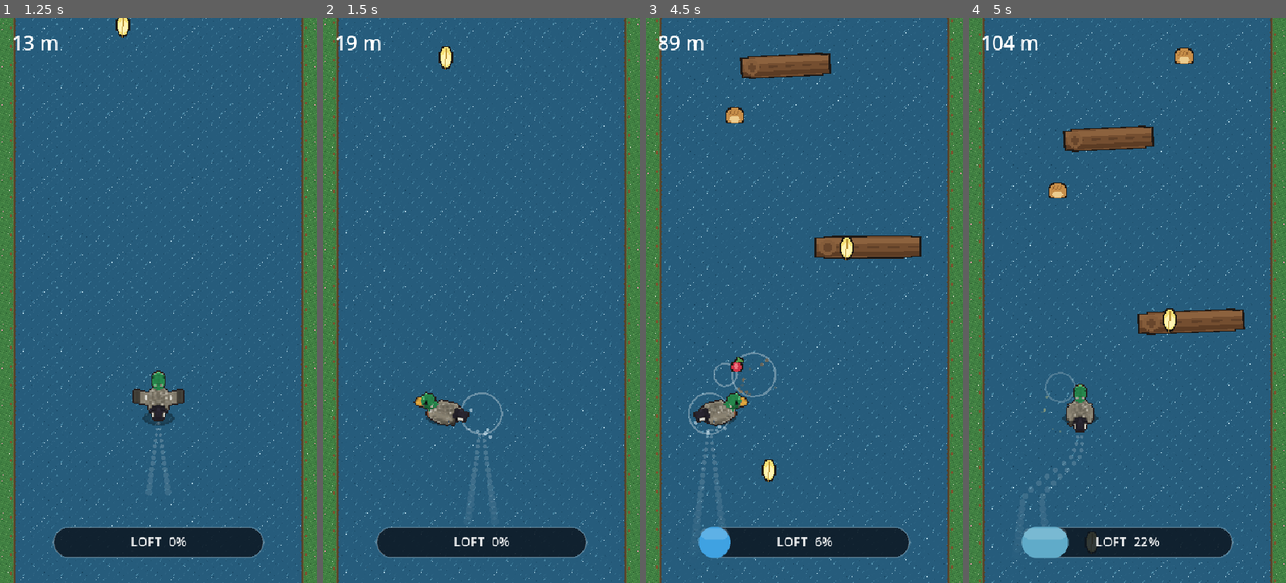
Above: before the commit, frames 1-4 (left to right).
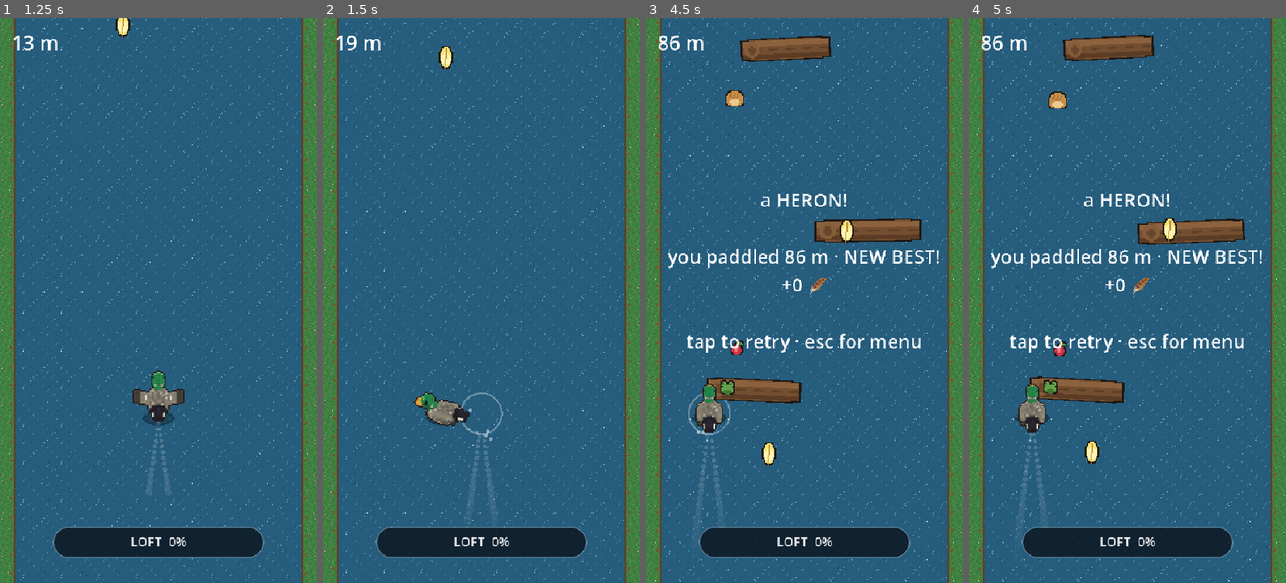
Above: after the commit, the same moments.

Repository: scottx611x/duckoducko
Game: Godot game, scene res://Main.tscn
Two runs of this game, one before a commit and one after it. Both use one fixed random seed, a clock stepped at 60 frames per second and the inputs below.
Inputs (mouse positions are in pixels of both pictures, inside the frame that each line leads up to):
- Up to frame 1 (1.25 s): tap Enter at 0.5 s; move the mouse to (228, 272) at 0.52 s; tap Space at 0.6, 0.77, 1.07 s; click (228, 272) at 0.67 s
- Up to frame 2 (1.5 s): drag from (418, 328) to (465, 413) at 1.27 s
- Up to frame 3 (4.5 s): move the mouse to (836, 176) at 2.02 s; tap L at 2.1 s; click (836, 176) at 2.17 s; tap Space at 2.3, 3.77, 3.8, 4.07 s; drag from (788, 413) to (709, 215) at 2.77 s; move the mouse to (899, 385) at 3.52 s; tap M at 3.6 s; click (899, 385) at 3.67 s; drag from (709, 215) to (756, 159) at 4.27 s
- Up to frame 4 (5 s): no input

Frame 1 is identical in both runs. In frame 2, less than 0.1% of the frame differs, in the area x 45-54%, y 69-75%; in frame 3, 14%; in frame 4, 16%, in the area x 0-100%, y 0-100%.

Commit message:
Music, mega-only blast, pintail unlock fix, hoodie, whimsy x10
- tools/gen_music.py: seamless 8-bar Karplus-Strong pluck loop (C-G-Am-F,
  pentatonic lead, offbeat hats); loops via wrapped note tails; tempo
  leans forward as the river speeds up
- Fix: previewing a locked duck then starting from the menu let you play
  it — start_game now re-checks the unlock (falls back to Mallard)
- Landing shockwave now only on MEGA/hyper landings (normal hops no
  longer detonate logs)
- New species: Hooded Merganser (black head, white fan hood, rusty
  flanks, golden eyes, 140 feathers); bufflehead finally has a visible
  bill (head ellipsoid was swallowing the stub)
- Heron glow-up: layered covert/secondary/primary wing gradient, white
  wing-bars, rust shoulders, bold brow + trailing plume, toes
- Whimsy x10: rising mini-texts (+loft, ribbit., 100 m, achoo., peep!),
  startled-frog ribbit sfx, floating nonsense props (sailboat, message
  bottle, rogue flip-flop), idle sneeze at 14s, confetti on a new best

Co-Authored-By: Claude Fable 5 <noreply@anthropic.com>

Diff:
--- a/Main.gd
+++ b/Main.gd
@@ -61,6 +61,8 @@
 	"rubber duckies are always watching.",
 	"hop #100 is legendary. keep count.",
 	"try tapping the big duck. he loves it.",
+	"the hooded merganser wears the hood. always.",
+	"frogs ribbit in lowercase.",
 ]
 
 # themed stretches: every 500m the water palette washes down the screen (DESIGN §5)
@@ -93,6 +95,7 @@
 	{"name": "Wood Duck", "species": "wood", "hop": 0.75, "steer": 0.5, "trait": "floaty show-off", "cost": 25},
 	{"name": "Bufflehead", "species": "bufflehead", "hop": 0.6, "steer": 0.75, "trait": "tiny & twitchy", "cost": 50, "size": 0.85},
 	{"name": "Pintail", "species": "pintail", "hop": 0.45, "steer": 0.85, "trait": "the best steerer", "cost": 90},
+	{"name": "Hooded Merganser", "species": "hoodie", "hop": 0.7, "steer": 0.6, "trait": "the crested diver", "cost": 140},
 ]
 
 # ---- state -------------------------------------------------------------------
@@ -151,6 +154,11 @@
 
 # particles: splashes, sparkles, fluff
 var parts: Array = []           # {x, y, vx, vy, t, life, col}
+var floaties: Array = []        # rising mini-texts: {x, y, txt, t, col}
+
+# floating nonsense (WHIMSY §5): sailboat, bottle, flip-flop drift by, judging no one
+var props: Array = []           # {x, y, kind, phase}
+var prop_timer := 5.0
 
 var loft := 0.0
 var loft_ready := false
@@ -210,6 +218,8 @@
 
 var duck_name := ""             # beta tester's duck, for bragging rights
 var name_edit: LineEdit
+var tex_props := []
+var music_player: AudioStreamPlayer
 
 # menu easter egg: the big drake likes being tapped
 var menu_spin_vel := 0.0
@@ -241,6 +251,10 @@
 			"idle": [load("res://art/duckling_idle_0.png"), load("res://art/duckling_idle_1.png")],
 			"hop": [load("res://art/duckling_hop_0.png"), load("res://art/duckling_hop_1.png")],
 		}
+	for pn in ["boat", "bottle", "flipflop"]:
+		var pp := "res://art/prop_%s.png" % pn
+		if ResourceLoader.exists(pp):
+			tex_props.append(load(pp))
 	for kind in ITEM_DEFS:
 		tex_items[kind.name] = load("res://art/%s.png" % kind.name)
 	has_art = ducks.has("mallard") and ducks["mallard"]["idle"][0] != null and tex_water != null
@@ -274,7 +288,7 @@
 	hud.add_child(loft_bar)
 
 	for n in ["hop", "splash", "splash_big", "bonk", "collect", "chime",
-			"mega", "laser", "quack", "unlock", "click", "peep", "crunch"]:
+			"mega", "laser", "quack", "unlock", "click", "peep", "crunch", "ribbit"]:
 		var p := "res://sfx/%s.wav" % n
 		if ResourceLoader.exists(p):
 			sfx[n] = load(p)
@@ -282,6 +296,18 @@
 		var pl := AudioStreamPlayer.new()
 		add_child(pl)
 		sfx_pool.append(pl)
+
+	# music: a seamless pluck loop; tempo leans forward as the river speeds up
+	if ResourceLoader.exists("res://sfx/music.wav"):
+		var ms: AudioStreamWAV = load("res://sfx/music.wav")
+		ms.loop_mode = AudioStreamWAV.LOOP_FORWARD
+		ms.loop_begin = 0
+		ms.loop_end = ms.data.size() / 2          # 16-bit mono: 2 bytes per frame
+		music_player = AudioStreamPlayer.new()
+		music_player.stream = ms
+		music_player.volume_db = -11.0
+		add_child(music_player)
+		music_player.play()
 
 	name_edit = LineEdit.new()
 	name_edit.placeholder_text = "name your duck"
@@ -492,6 +518,8 @@
 func start_game() -> void:
 	in_menu = false
 	in_select = false
+	if not _is_unlocked(sel_index):
+		sel_index = 0                          # previewing a locked duck ≠ owning it
 	var r: Dictionary = ROSTER[sel_index]
 	if r.species != "" and ducks.has(r.species):
 		species = r.species
@@ -590,6 +618,7 @@
 	ducklings_n = mini(ducklings_n + n, MAX_DUCKLINGS)
 	for i in n:
 		_sfx("peep", randf_range(0.9, 1.2))
+	_float_text(duck_x, BASE_Y + 44.0, "peep!", Color(0.97, 0.87, 0.45))
 	_spawn_parts(duck_x, BASE_Y + 40.0, 10, Color(0.97, 0.87, 0.45), 120.0)
 
 func _lose_duckling() -> void:
@@ -612,6 +641,8 @@
 			_spawn_parts(l.x, l.y, 11, Color(0.62, 0.42, 0.24), 190.0)
 			_add_loft(0.06)
 			if l.frog and not l.frog_gone:
+				_sfx("ribbit", randf_range(0.85, 1.1))
+				_float_text(l.x - l.w * 0.3, l.y - 18.0, "ribbit!", Color(0.65, 0.9, 0.55))
 				ripples.append({"x": l.x - l.w * 0.3, "y": l.y, "t": 0.0, "max": 50.0})
 		else:
 			survivors.append(l)
@@ -628,6 +659,9 @@
 	_sfx("mega", 1.4)
 	_flash("BOING!")
 	_spawn_parts(duck_x, BASE_Y, 12, Color(1.0, 0.9, 0.4), 220.0)
+
+func _float_text(x: float, y: float, txt: String, col := Color(1, 1, 1)) -> void:
+	floaties.append({"x": x, "y": y, "txt": txt, "t": 0.0, "col": col})
 
 # ---- particles -----------------------------------------------------------------
 func _spawn_parts(x: float, y: float, n: int, col: Color, spd: float) -> void:
@@ -692,6 +726,11 @@
 	trail.clear()
 	hop_events.clear()
 	parts.clear()
+	floaties.clear()
+	props.clear()
+	prop_timer = 5.0
+	if music_player != null:
+		music_player.pitch_scale = 1.0
 	cam.zoom = Vector2.ONE
 	cam.offset = Vector2.ZERO
 	center_label.visible = false
@@ -873,6 +912,9 @@
 	var m := int(distance / 10.0)
 	feathers += run_feathers
 	var record := m > best_m
+	if record and best_m > 0:               # confetti for the new best
+		_spawn_parts(VIEW.x * 0.5, VIEW.y * 0.3, 36, Color(1.0, 0.86, 0.35), 300.0)
+		_spawn_parts(VIEW.x * 0.5, VIEW.y * 0.3, 22, Color(0.55, 0.85, 1.0), 260.0)
 	best_m = maxi(best_m, m)
 	_save()
 	var sub := "NEW BEST!" if record else "best: %d m" % best_m
@@ -897,6 +939,12 @@
 		select_yaw += delta * 0.7
 	if not in_menu and not in_select and alive and not drafting:
 		_update_play(delta)
+	if not in_menu and not in_select:
+		_update_parts(delta)               # confetti/sparkle keep falling when dead
+		for f in floaties:
+			f.t += delta
+			f.y -= 42.0 * delta
+		floaties = floaties.filter(func(f): return f.t < 0.9)
 	_update_ripples(delta)
 	queue_redraw()
 
@@ -910,11 +958,35 @@
 		trail.pop_front()
 	while hop_events.size() > 0 and anim_t - hop_events[0] > 3.0:
 		hop_events.pop_front()
-	_update_parts(delta)
+
+	# floating nonsense drifts by along the banks
+	prop_timer -= delta
+	if prop_timer <= 0.0 and not tex_props.is_empty():
+		var left := randf() < 0.5
+		props.append({"x": (BANK_W + randf_range(16.0, 52.0)) if left else (VIEW.x - BANK_W - randf_range(16.0, 52.0)),
+			"y": -30.0, "kind": randi() % tex_props.size(), "phase": randf() * TAU})
+		prop_timer = randf_range(7.0, 14.0)
+	for pr in props:
+		pr.y += speed * delta * 0.82
+		pr.x += sin(anim_t * 0.8 + pr.phase) * 6.0 * delta
+	props = props.filter(func(pr): return pr.y < VIEW.y + 40.0)
+
+	# music leans forward with the river
+	if music_player != null:
+		music_player.pitch_scale = 1.0 + clampf((speed - BASE_SPEED) / 2400.0, 0.0, 0.08)
+
+	# idle long enough and the duck sneezes. nobody is safe from pollen.
+	if idle_timer > 14.0 and state == St.GROUNDED:
+		duck_shake = 0.3
+		_float_text(duck_x, BASE_Y - 70.0, "achoo.")
+		_sfx("quack", 1.45, -4.0)
+		ripples.append({"x": duck_x, "y": BASE_Y, "t": 0.0, "max": 60.0})
+		idle_timer = 4.0
 
 	# milestone chime every 100m, climbing a pentatonic scale
 	if int(distance / 10.0) >= next_milestone:
 		_sfx("chime", pow(2.0, PENTA[milestone_step % PENTA.size()] / 12.0), -4.0)
+		_float_text(duck_x, BASE_Y - 95.0, "%d m" % next_milestone, Color(1, 0.92, 0.45))
 		milestone_step += 1
 		next_milestone += 100
 
@@ -997,8 +1069,8 @@
 func _land(mega: bool) -> void:
 	air_hops = 0
 	ripples.append({"x": duck_x, "y": BASE_Y, "t": 0.0, "max": 220.0 if mega else 90.0})
-	_landing_blast(280.0 if mega else 120.0)
 	if mega:
+		_landing_blast(280.0)                  # only the big jumps detonate
 		_sfx("splash_big")
 		_flash("BOING." if hyper else "WHEE.")
 		_spawn_parts(duck_x, BASE_Y, 18, Color(0.9, 0.97, 1.0), 260.0)
@@ -1098,8 +1170,11 @@
 					l.missed = true
 					duck_shake = 0.18
 					_add_loft(0.10)
+					_float_text(duck_x, BASE_Y - 72.0, "+loft", Color(0.5, 0.85, 1.0))
 					if l.frog and not l.frog_gone:
 						l.frog_gone = true
+						_sfx("ribbit", randf_range(0.9, 1.15))
+						_float_text(l.x - l.w * 0.3, l.y - 18.0, "ribbit.", Color(0.65, 0.9, 0.55))
 						ripples.append({"x": l.x - l.w * 0.3, "y": l.y, "t": 0.0, "max": 50.0})
 			elif l.get("spring", false):
 				smashed = l                      # golden log: it's a trampoline
@@ -1250,6 +1325,16 @@
 	for r in ripples:
 		var rp: float = r.t / 0.6
 		draw_arc(Vector2(r.x, r.y), r.max * rp, 0, TAU, 28, Color(1, 1, 1, 0.5 * (1.0 - rp)), 3.0)
+
+	# floating nonsense (sailboat, bottle, flip-flop): purely decorative, gently swaying
+	for pr in props:
+		if pr.kind < tex_props.size():
+			var ptex: Texture2D = tex_props[pr.kind]
+			var psway: float = sin(anim_t * 1.1 + pr.phase) * 0.12
+			draw_set_transform(Vector2(pr.x, pr.y), psway, Vector2.ONE)
+			var psz: Vector2 = ptex.get_size() * 2.0
+			draw_texture_rect(ptex, Rect2(-psz * 0.5, psz), false)
+	draw_set_transform(Vector2.ZERO, 0.0, Vector2.ONE)
 
 	# logs (bob + sway) with frog passenger; golden spring logs pulse + glow
 	for l in logs:
@@ -1281,6 +1366,12 @@
 	for p in parts:
 		var pa: float = 1.0 - p.t / p.life
 		draw_circle(Vector2(p.x, p.y), 1.5 + 2.5 * pa, Color(p.col.r, p.col.g, p.col.b, 0.85 * pa))
+
+	# rising mini-texts ("+loft", "ribbit.", "100 m", "achoo.")
+	for f in floaties:
+		var fa: float = 1.0 - f.t / 0.9
+		draw_string(font, Vector2(f.x - 90.0, f.y), f.txt, HORIZONTAL_ALIGNMENT_CENTER, 180, 20,
+			Color(f.col.r, f.col.g, f.col.b, fa))
 
 	# collectibles
 	for it in items:
Binary file changed: art/bufflehead_bank_0.png
Binary file changed: art/bufflehead_bank_1.png
Binary file changed: art/bufflehead_bank_2.png
Binary file changed: art/bufflehead_bank_3.png
Binary file changed: art/bufflehead_bank_4.png
Binary file changed: art/bufflehead_bank_5.png
Binary file changed: art/bufflehead_bank_6.png
Binary file changed: art/bufflehead_face.png
Binary file changed: art/bufflehead_hero.png
Binary file changed: art/bufflehead_hop_0.png
Binary file changed: art/bufflehead_hop_1.png
Binary file changed: art/bufflehead_idle_0.png
(and 175 more such lines)
